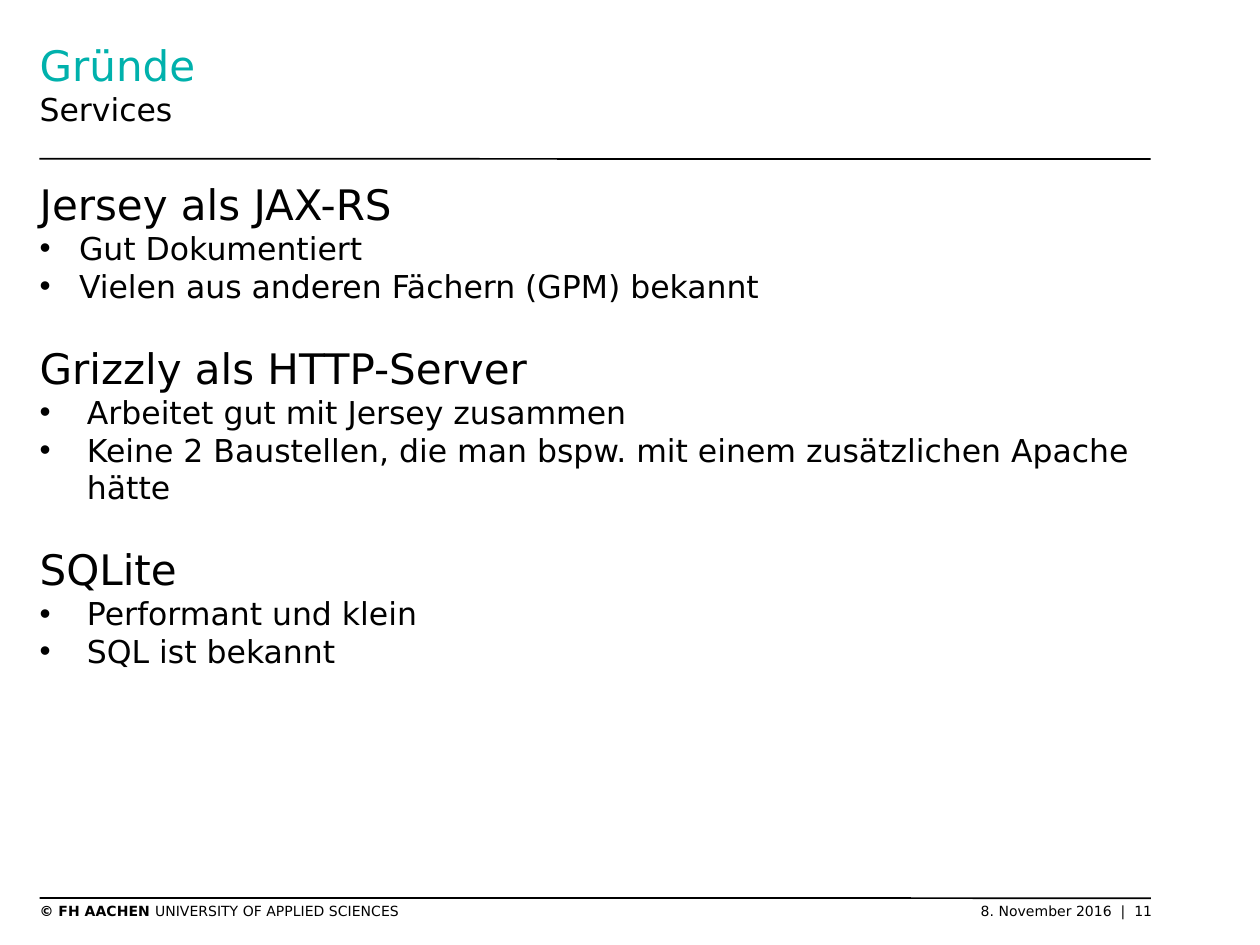
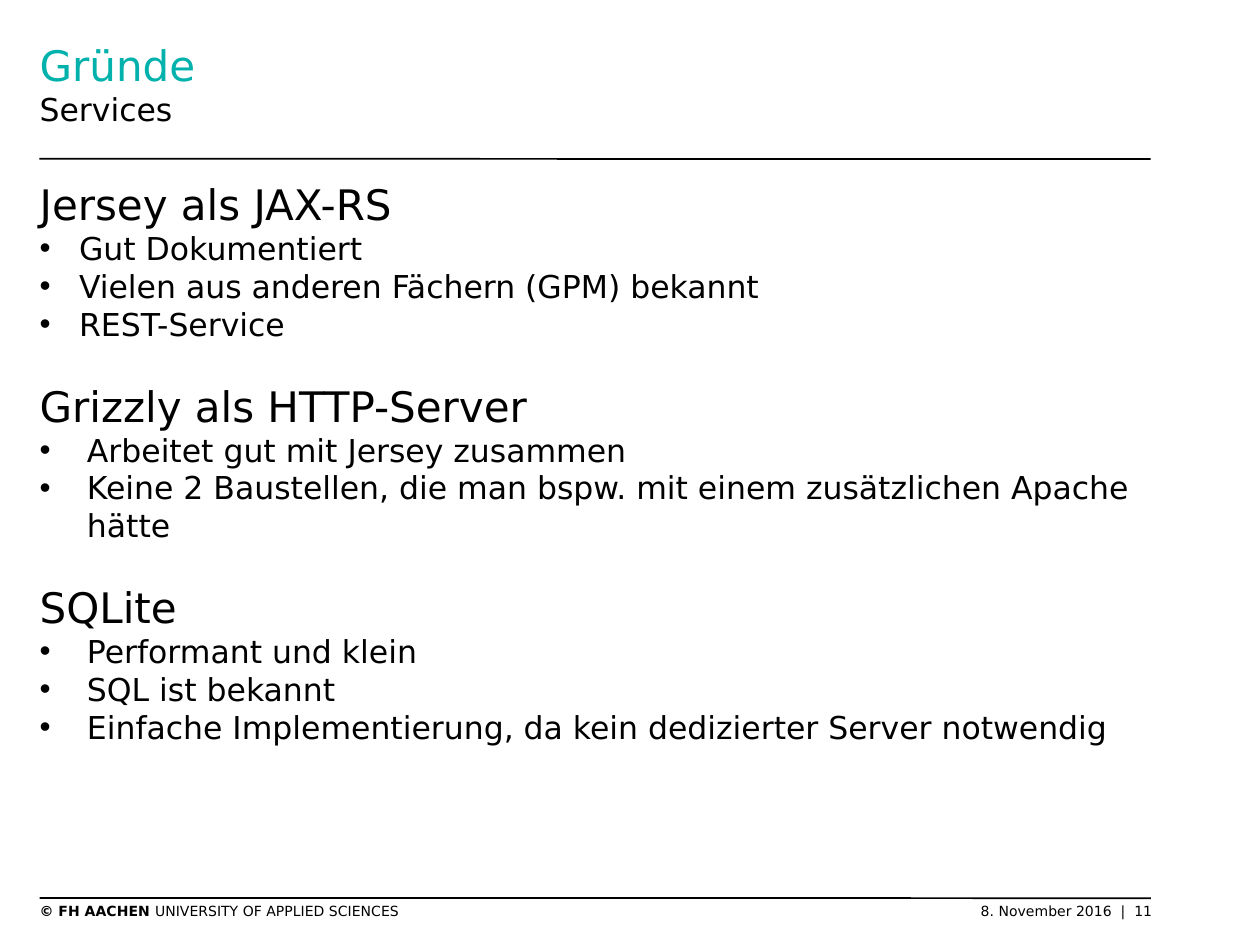
Before and after one commit to thomasgor/swe, a slide deck: slide 11 of Dokumente/Coaching/2016-11-09 Präsentation Technologiemanager.pptx. Drawn at 1260x945 pixels with LibreOffice and Linux fonts; fonts in the diff are those of the drawing; background and template pictures are left out. Boxes give left, top, right and bottom in pixels: in the first picture for what was removed or moved away, otherwise in the second. Text is boxed around its words. In the diff, an @@ line names an element or a change of style, - is before the commit and + after.

```diff
--- a/Dokumente/Coaching/2016-11-09 Präsentation Technologiemanager.pptx
+++ b/Dokumente/Coaching/2016-11-09 Präsentation Technologiemanager.pptx
@@ text at [79, 312, 285, 337]: paragraph added @@
+• REST-Service
@@ text at [87, 715, 1107, 746]: paragraph added @@
+• Einfache Implementierung, da kein dedizierter Server notwendig
```
Also in this commit, not shown: 3 other slides changed.
